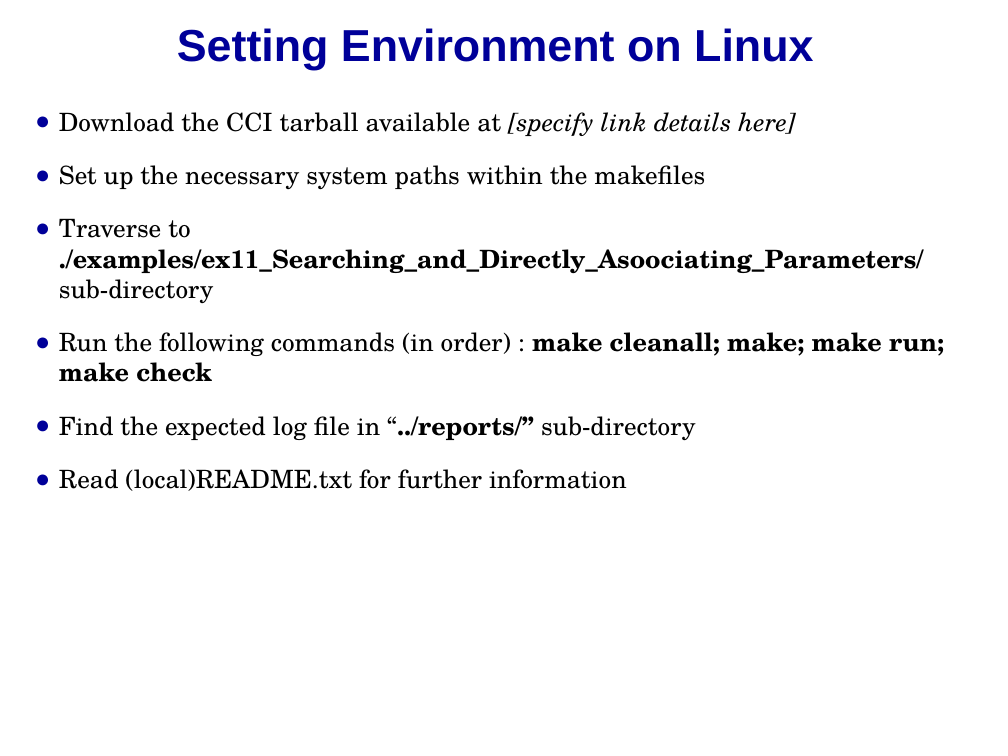
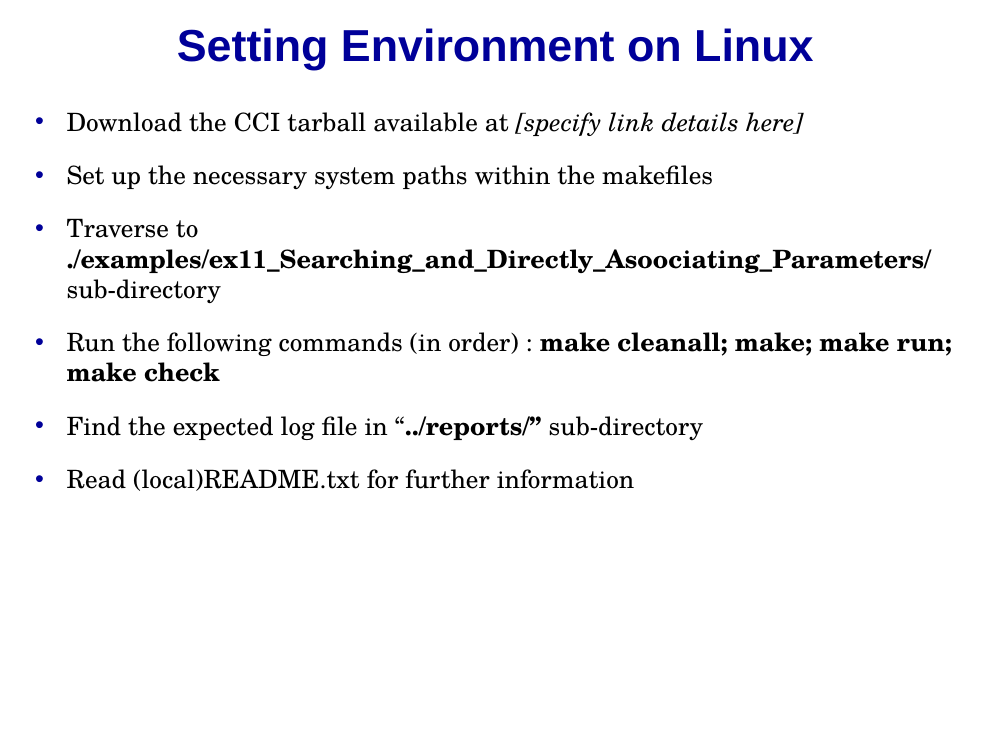
Before and after one commit to accellera-official/cci, a slide deck: slide 8 of examples/ex11_Searching_and_Directly_Associating_Parameters/docs/ex11_Searching_and_Directly_Associating_Parameters.ppt. Drawn at 1008x756 pixels with LibreOffice and Linux fonts; fonts in the diff are those of the drawing; background and template pictures are left out. Boxes give left, top, right and bottom in pixels: in the first picture for what was removed or moved away, otherwise in the second. Text is boxed around its words. In the diff, an @@ line names an element or a change of style, - is before the commit and + after.

Commit message:
Submiting modified example#11 with updated presentation for review

```diff
--- a/examples/ex11_Searching_and_Directly_Associating_Parameters/docs/ex11_Searching_and_Directly_Associating_Parameters.ppt
+++ b/examples/ex11_Searching_and_Directly_Associating_Parameters/docs/ex11_Searching_and_Directly_Associating_Parameters.ppt
@@ free "Download the CCI tarball available ..." at box(25, 101, 983, 675): bullet ● to • @@
```
Also in this commit, not shown: 7 other slides changed, 1 slide added, 1 slide removed, 7 other files.
